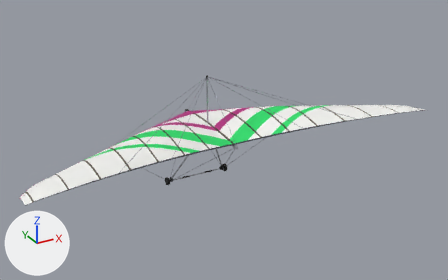
The Blender file assets/source/glider_fs_funky.blend, before and after one commit.
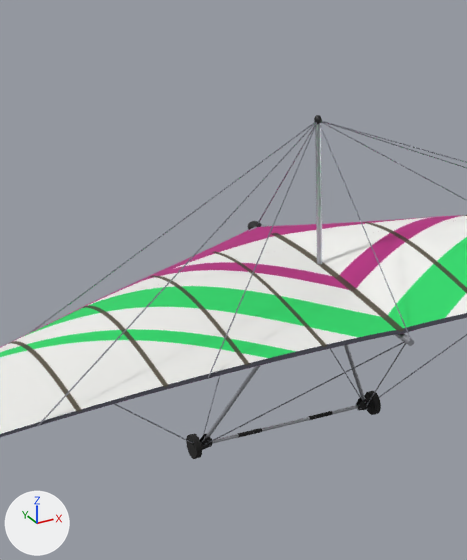
Each version is shown whole from a 50 mm lens placed at (-6.26, -11.94, 5.72), pointed at (0.12, -0.33, -0.09), then close up on the part from 23% to 57% of the width and 14% to 78% of the height. The lights are fixed; the arrows at lower left show +X, +Y and +Z. The first two pictures are the older version.

In view in the first close-up: 'ControlFrame', 'Frame', 'Sail'.
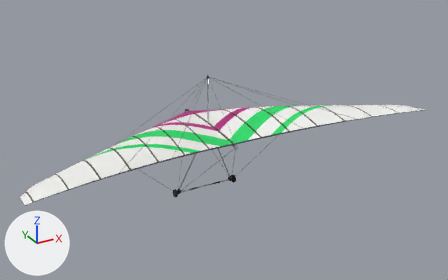
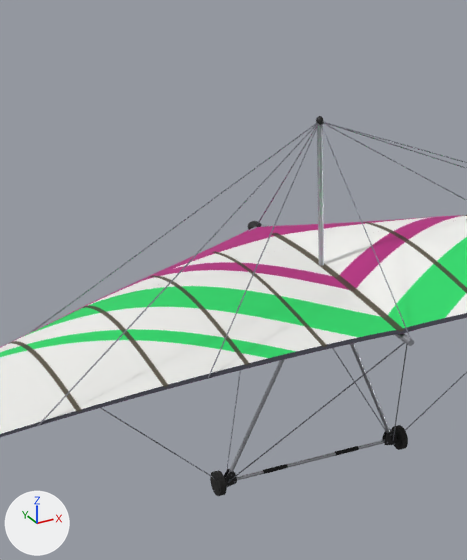
The newer file is also turned or shifted as a whole; pictures and numbers use the older file's frame.

Where the change shows, as pixel boxes [x1, y1, x2, y2] in the close-ups (467 x 560 px):
'ControlFrame', reshaped: before [114, 334, 467, 459]; after [101, 342, 467, 496]

The change in detail:
me_controlframe is used by ob_controlframe; location (0.0, 0.0, 0.0).
me_controlframe had 3354 vertices, 1522 faces and spanned x -2.62..2.62, y -1.1..1.32, z -1.59..0.17.
me_controlframe now has 3354 vertices, 1522 faces and spans x -2.62..2.62, y -1.1..1.32, z -1.71..0.17.
me_controlframe part 1: 3162 of 3354 vertices moved; they spanned x -0.84..0.84, y -0.05..1.0, z -1.59..0.09 and now span x -0.84..0.84, y 0.08..0.54, z -1.71..0.09; mean shift (0.0, -0.32, -0.09); largest move (-0.75, 0.9, -1.54) -> (-0.75, 0.43, -1.66).
Other edits to the shape of me_controlframe do not show in these pictures.
